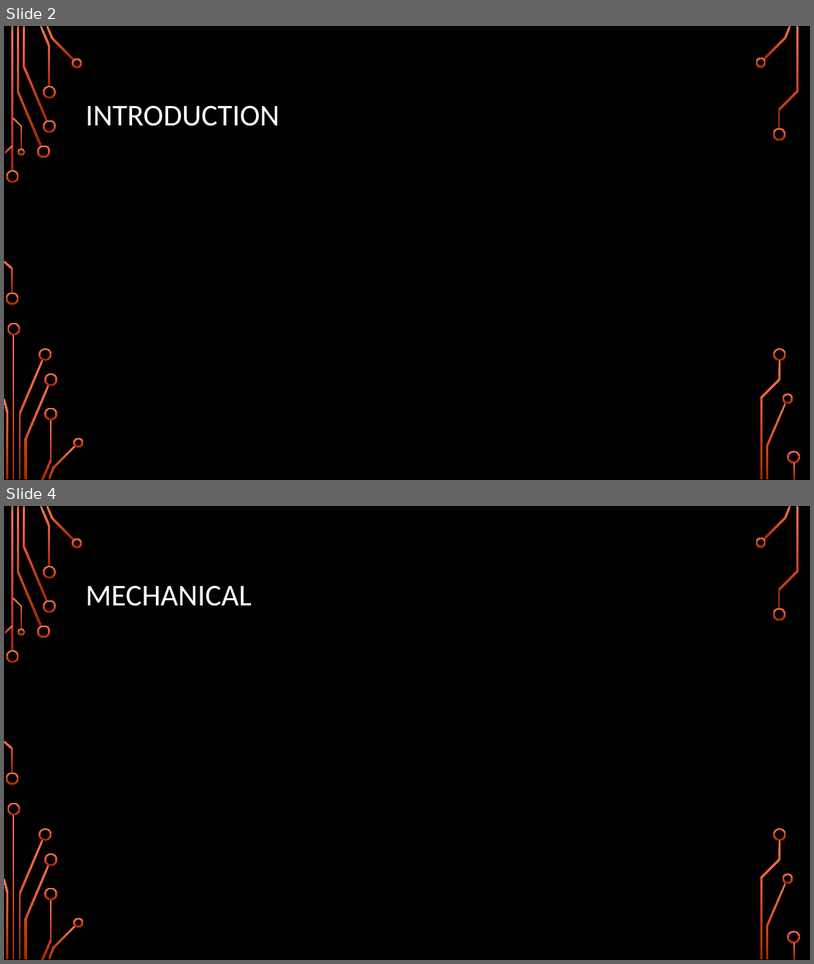
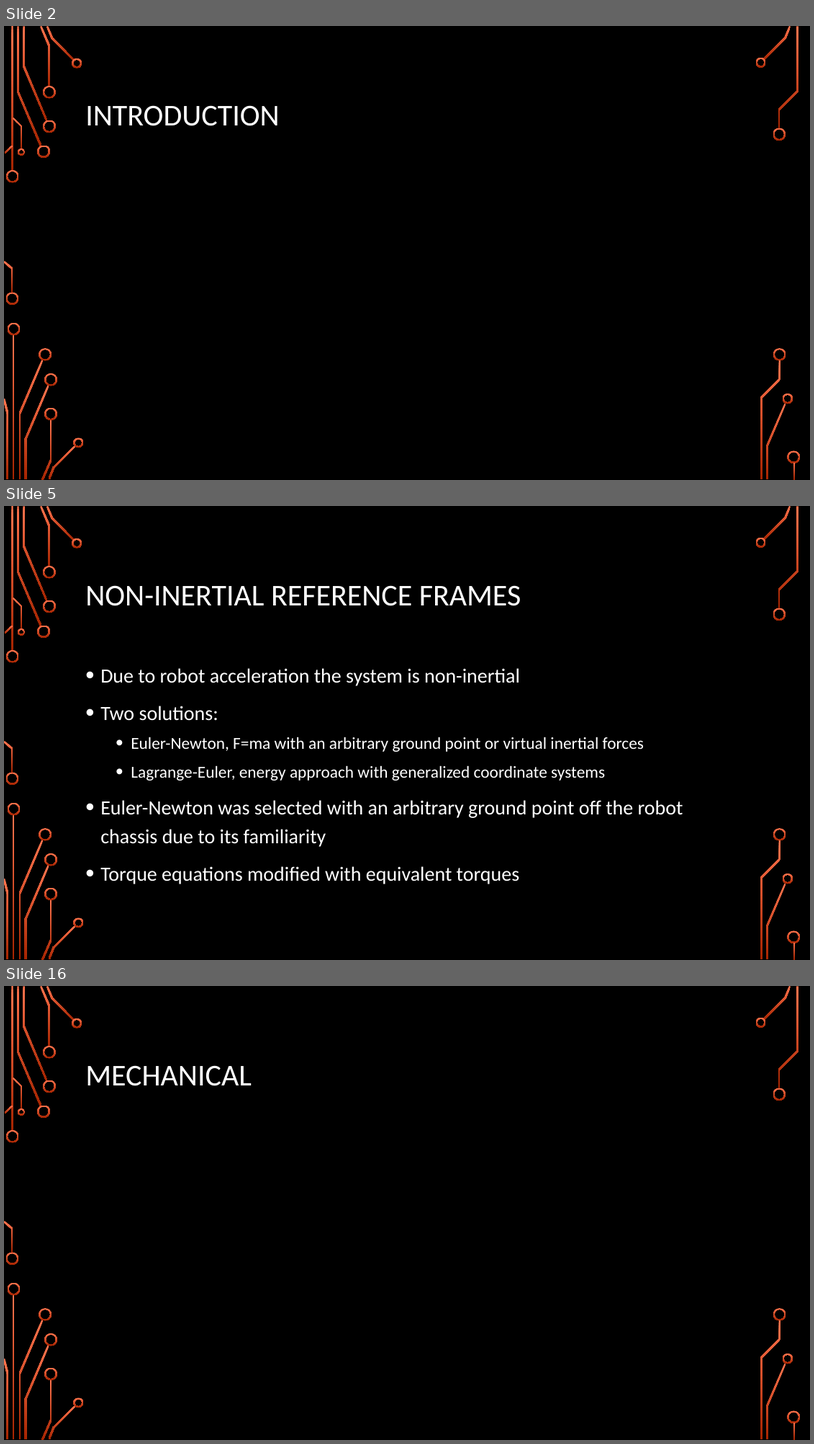
Before and after one commit to Logiant/AgileRoboticControls, a slide deck: Documentation/Presentation/Design Presentation/Design Presentation.pptx. Shown one above the other, each under a label of ours: slides 2 and 4 before the commit, slides 2, 5 and 16 after it; the slides between them are not shown. The pictures are 814x964 and 814x1444 pixels, drawn with LibreOffice and Linux fonts; fonts in the diff are those of the drawing; background and template pictures are left out. Boxes give left, top, right and bottom in pixels: in the first picture for what was removed or moved away, otherwise in the second. Text is boxed around its words. In the diff, an @@ line names an element or a change of style, - is before the commit and + after.

```diff
--- a/Documentation/Presentation/Design Presentation/Design Presentation.pptx
+++ b/Documentation/Presentation/Design Presentation/Design Presentation.pptx
@@ slide 5 added at (4,506,810,960), background picture (left out); not listed: 36 template elements that a slide beside it also shows @@
@@ title added at (85,585,522,606), 36 pt, text #FFFFFF @@
+NON-INERTIAL REFERENCE FRAMES
@@ text added at (100,668,684,884), 24 pt, text #FFFFFF @@
+• Due to robot acceleration the system is non-inertial
+• Two solutions:
+  • Euler-Newton, F=ma with an arbitrary ground point or virtual inertial forces
+  • Lagrange-Euler, energy approach with generalized coordinate systems
+• Euler-Newton was selected with an arbitrary ground point off the robot chassis due to its familiarity
+• Torque equations modified with equivalent torques
@@ what was slide 4 is now slide 16 @@
```
Also in this commit, not shown: 1 slide changed, 20 other slides added, 1 slide removed.
